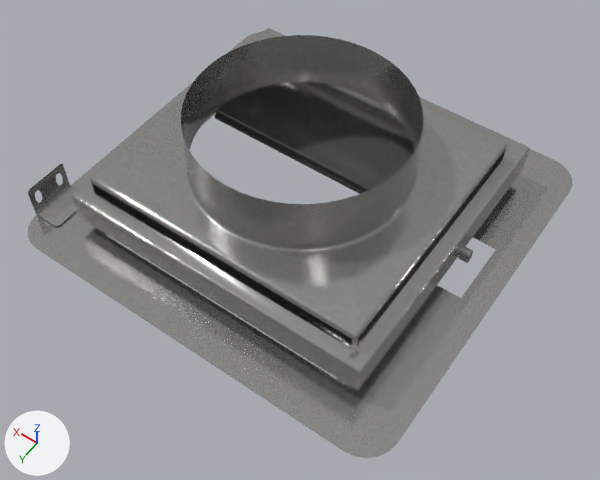
An edit to the glTF model Models/DamperEndCap.gltf, drawn before and after from the same camera.
The view is the same before and after, from a camera (50 mm lens) standing at (-1.1, 3.8, 4.11) and looking at (0.85, 1.06, -0.19). The axes (+X, +Y, +Z) are drawn at lower left. The lights are the same throughout. Where no turn or scale is listed for an object, it has been applied to the vertices. Vertices at the same position are counted once.
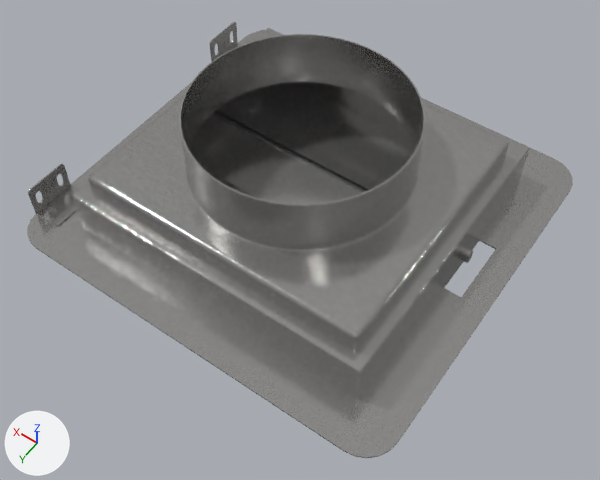
The change, as a diff of the scene's bpy script:
```diff
--- a/Models/DamperEndCap.gltf.py
+++ b/Models/DamperEndCap.gltf.py
@@ me_plane @@
 me_plane.from_pydata(...)  # 56 vertices, 112 faces; spans x 0.0..1.92, y 0.01..0.61, z -0.05..0.05
 # used by ob_plane; location = (0.0, 0.0, 0.0)
+# me_plane part 1: the loose piece of 56 vertices spanning x 0.0..1.92, y 0.01..0.61, z -0.05..0.05 is copied, and the copy is moved by (0.0, 0.57, 0.0); it spans x 0.0..1.92, y 0.59..1.19, z -0.05..0.05
 me_plane.materials.append(mat_silver)
@@ me_plane_001 @@
 # used by ob_plane_001; location = (0.96, 0.888, 0.0)
-me_plane_001.from_pydata(...)  # 276 vertices, 516 faces; spans x -1.07..1.07, y -1.06..0.97, z 0.0..0.31
+me_plane_001.from_pydata(...)  # 508 vertices, 1032 faces; spans x -1.07..1.07, y -1.06..0.97, z -0.31..0.31
+# me_plane_001 part 2: 232 vertices added at x -1.07..1.07, y -1.06..0.97, z -0.31..-0.2
 me_plane_001.materials.append(mat_silver)
@@ me_plane_006 @@
 # used by ob_plane_005; location = (0.96, 0.888, -0.107)
-me_plane_006.from_pydata(...)  # 78 vertices, 102 faces; spans x -1.39..1.39, y -1.37..1.26, z 0.0
+me_plane_006.from_pydata(...)  # 156 vertices, 312 faces; spans x -1.39..1.39, y -1.37..1.26, z 0.0..0.01
+# me_plane_006 part 3: 78 vertices added at x -1.39..1.39, y -1.37..1.26, z 0.01
 me_plane_006.materials.append(mat_silver)
@@ me_plane_007 @@
 # used by ob_plane_006; location = (0.96, 0.888, -0.097)
-me_plane_007.from_pydata(...)  # 74 vertices, 78 faces; spans x 1.186..1.386, y 0.756..1.066, z 0.0..0.222
+me_plane_007.from_pydata(...)  # 296 vertices, 600 faces; spans x 1.186..1.386, y -1.066..1.066, z 0.0..0.222
+# me_plane_007 part 4: a new loose piece of 148 vertices spanning x 1.186..1.386, y -1.066..-0.756, z 0.0..0.222, in mat_silver (picture img_brushed_metal)
+# me_plane_007 part 5: 74 vertices added at x 1.186..1.379, y 0.756..1.066, z 0.007..0.222
 me_plane_007.materials.append(mat_silver)
@@ me_plane_002 @@
 # used by ob_plane_007; location = (0.96, 0.888, 0.0)
-me_plane_002.from_pydata(...)  # 960 vertices, 1800 faces; spans x -0.97..0.97, y -0.88..0.88, z 0.21..0.75
+me_plane_002.from_pydata(...)  # 3840 vertices, 7680 faces; spans x -0.98..0.98, y -0.89..0.89, z -0.75..0.75
+# me_plane_002 part 6: 960 vertices added at x -0.98..0.98, y -0.89..0.89, z 0.21..0.75
 me_plane_002.materials.append(mat_silver)
```

Boxes (x1, y1, x2, y2) around the edits, measured in the pictures (600 x 480 px):
'Plane.007', reshaped: before (90, 31, 507, 349); after (89, 30, 508, 351)
'Plane.005', reshaped: before (28, 32, 572, 458); after (27, 31, 573, 458)
'Plane.001', reshaped: before (72, 28, 529, 390); after (72, 28, 529, 399)
'Plane', reshaped: before (215, 82, 415, 194); after (189, 82, 415, 204)
'Plane.006', reshaped: before (28, 164, 78, 226); after (28, 22, 241, 226)
part 1 of me_plane, added: after (189, 112, 367, 204)
part 2 of me_plane_001, added: after (79, 170, 523, 399)
part 3 of me_plane_006, added: after (27, 31, 573, 458)
part 4 of me_plane_007, added: after (210, 22, 241, 62)
part 5 of me_plane_007, added: after (28, 164, 79, 226)
part 6 of me_plane_002, added: after (89, 30, 508, 351)
